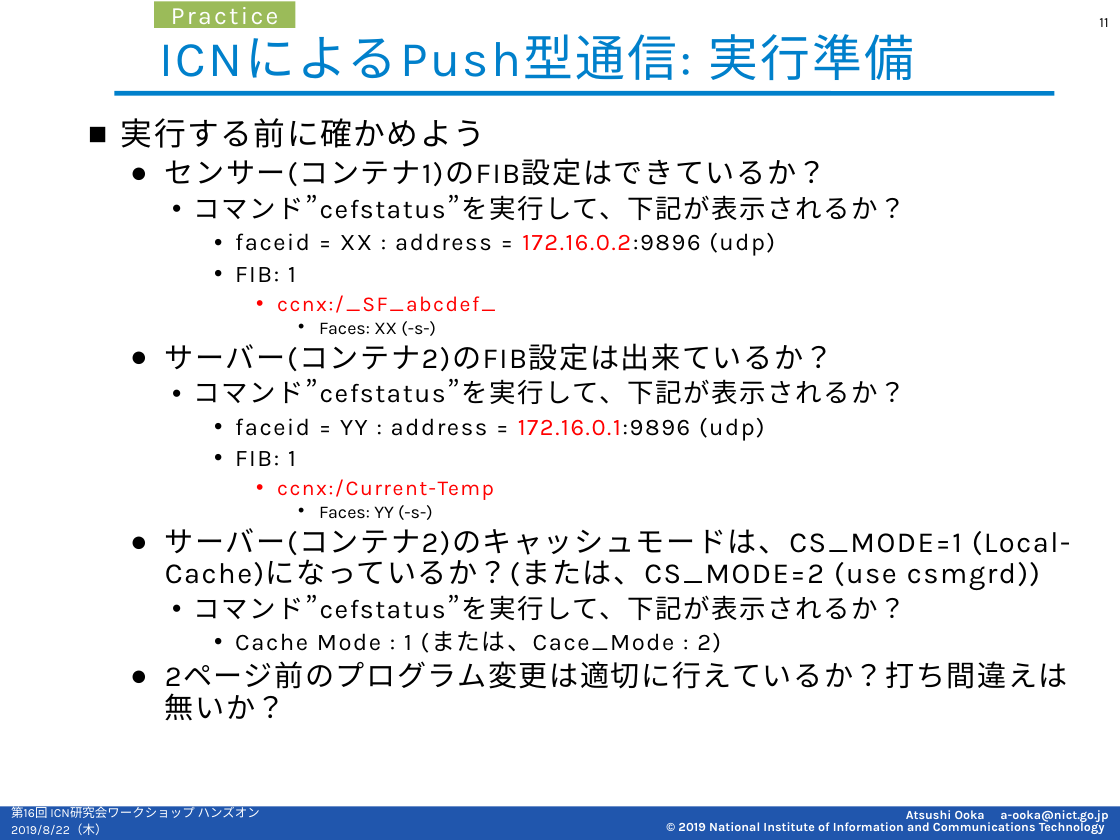
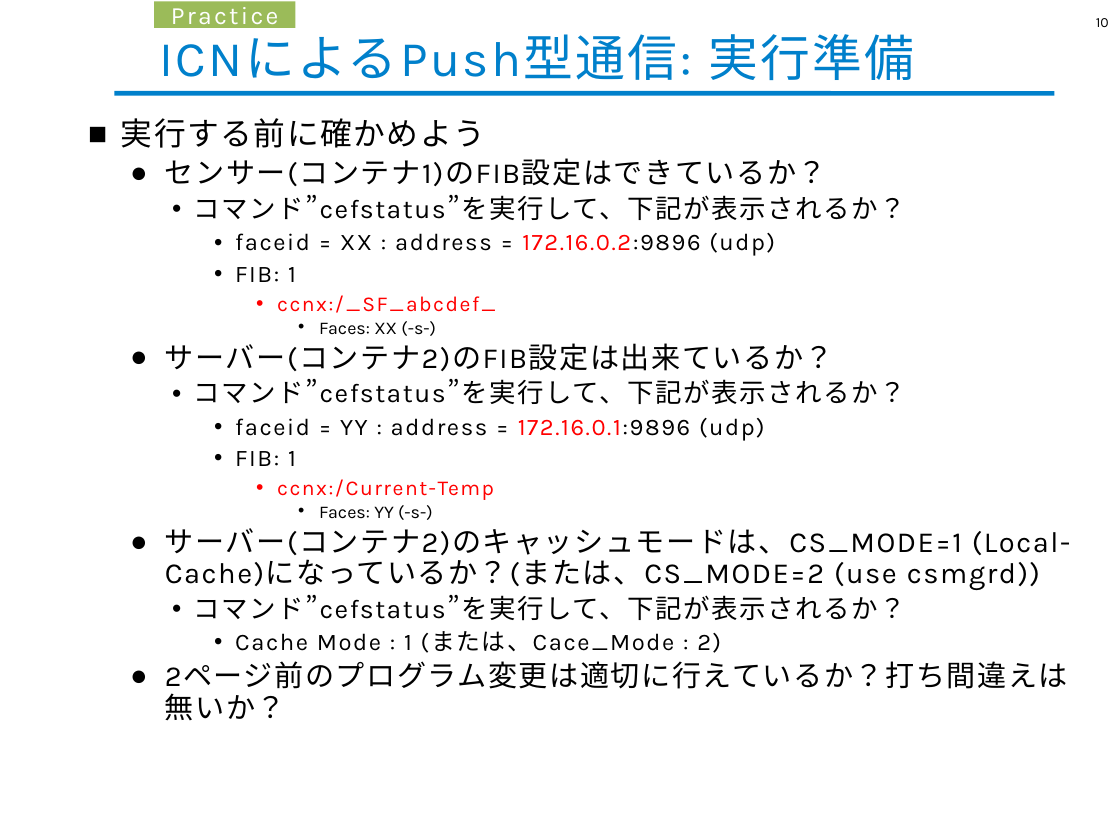
Before and after one commit to cefore/2021-hands-on, a slide deck: slide 10 of material/Practice-C_ICN-PUSH-Commn.pptx (slide 11 before the commit). Drawn at 1120x840 pixels with LibreOffice and Linux fonts; fonts in the diff are those of the drawing; background and template pictures are left out. Boxes give left, top, right and bottom in pixels: in the first picture for what was removed or moved away, otherwise in the second. Text is boxed around its words. In the diff, an @@ line names an element or a change of style, - is before the commit and + after.

```diff
--- a/material/Practice-C_ICN-PUSH-Commn.pptx
+++ b/material/Practice-C_ICN-PUSH-Commn.pptx
@@ page number at bbox=[1096, 18, 1109, 27]: text changed @@
-11
+10
@@ rectangle removed at bbox=[0, 806, 1120, 840] @@
@@ text removed at bbox=[11, 804, 260, 821] @@
-第16回 ICN研究会ワークショップ ハンズオン
@@ text removed at bbox=[11, 823, 107, 835] @@
-2019/8/22（木）
@@ text removed at bbox=[678, 810, 1108, 834] @@
-Atsushi Ooka a-ooka@nict.go.jp
-© 2019 National Institute of Information and Communications Technology
```
Also in this commit, not shown: 18 other slides changed, 1 slide removed.
